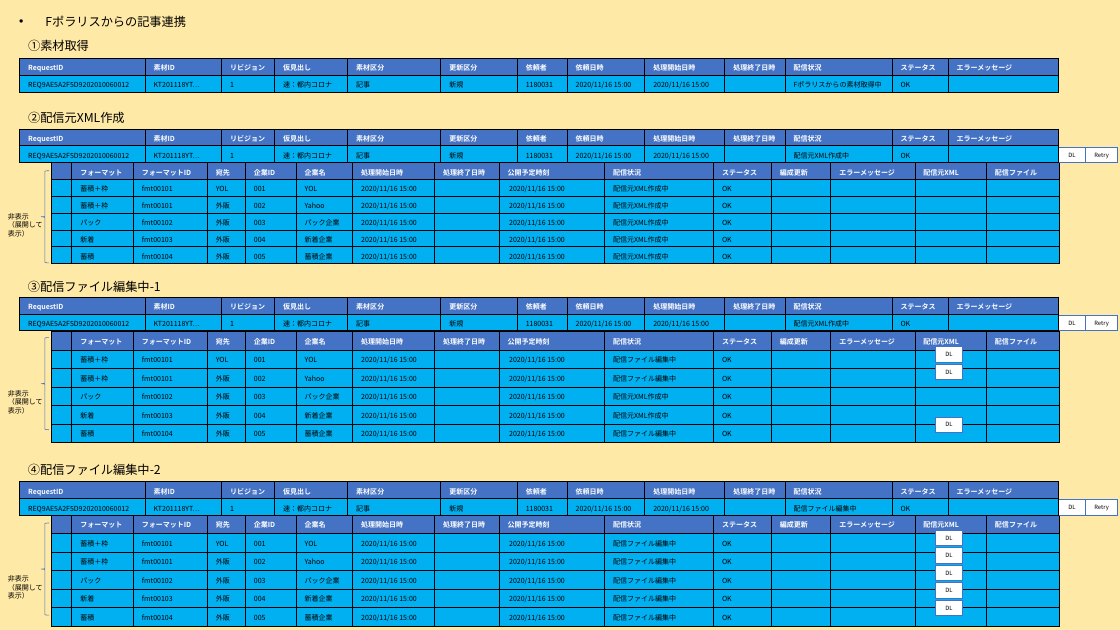
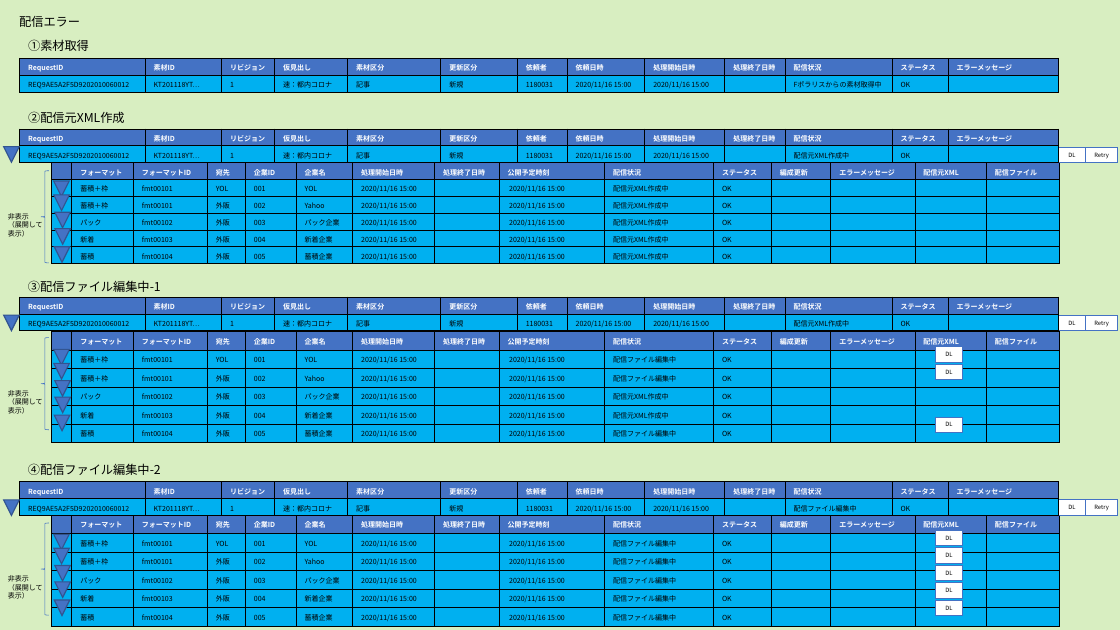
Before and after one commit to TKBTK48/JBSTexrBook, a slide deck: slide 30 of （たたき台）履歴の検討_v2.pptx (slide 3 before the commit). Drawn at 1120x630 pixels with LibreOffice and Linux fonts; fonts in the diff are those of the drawing. Boxes give left, top, right and bottom in pixels: in the first picture for what was removed or moved away, otherwise in the second. Text is boxed around its words. In the diff, an @@ line names an element or a change of style, - is before the commit and + after.

```diff
--- a/（たたき台）履歴の検討_v2.pptx
+++ b/（たたき台）履歴の検討_v2.pptx
@@ rectangle at box(0, 0, 1120, 630): fill #FFC000 at 35% opacity to #92D050 at 35% opacity @@
@@ text at box(19, 16, 80, 27): text changed @@
-• Fポラリスからの記事連携
+配信エラー
@@ triangle added at box(3, 147, 19, 163), fill #4472C4, outline #325491 1 pt @@
@@ group added at box(54, 181, 71, 263): 5 triangles @@
@@ triangle added at box(3, 315, 19, 331), fill #4472C4, outline #325491 1 pt @@
@@ group added at box(54, 350, 71, 431): 5 triangles @@
@@ triangle added at box(3, 500, 19, 516), fill #4472C4, outline #325491 1 pt @@
@@ group added at box(54, 534, 71, 616): 5 triangles @@
```
Also in this commit, not shown: 8 other slides changed, 21 slides added, 1 slide removed.
